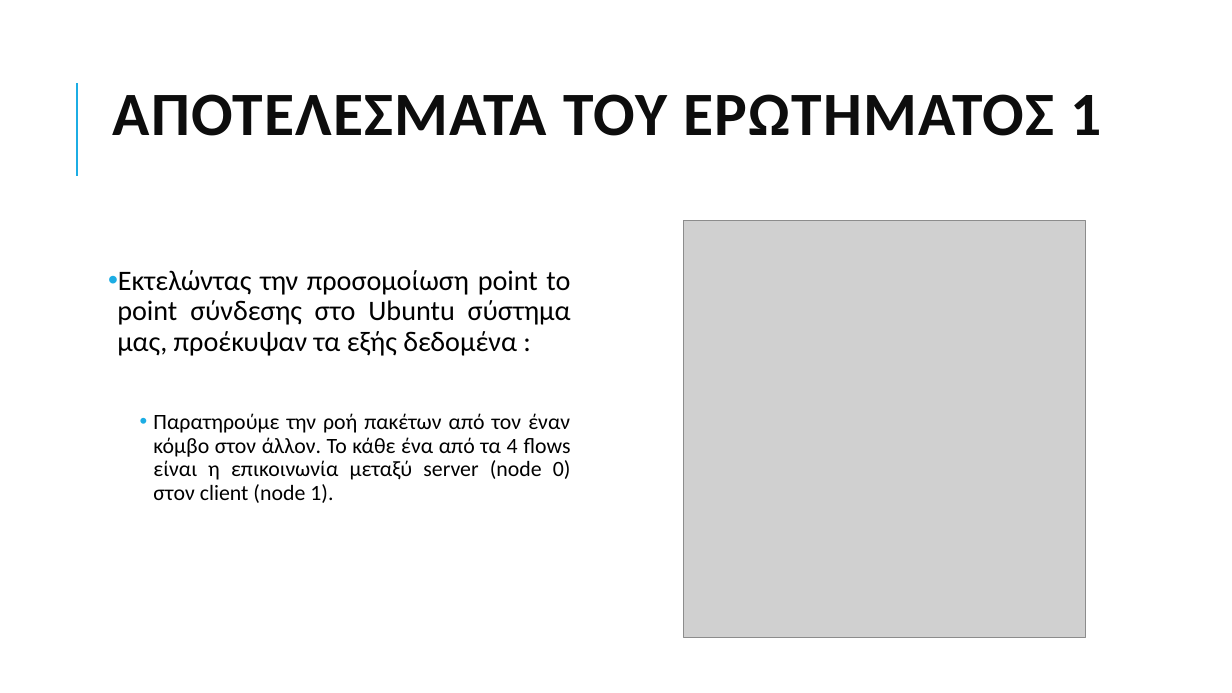
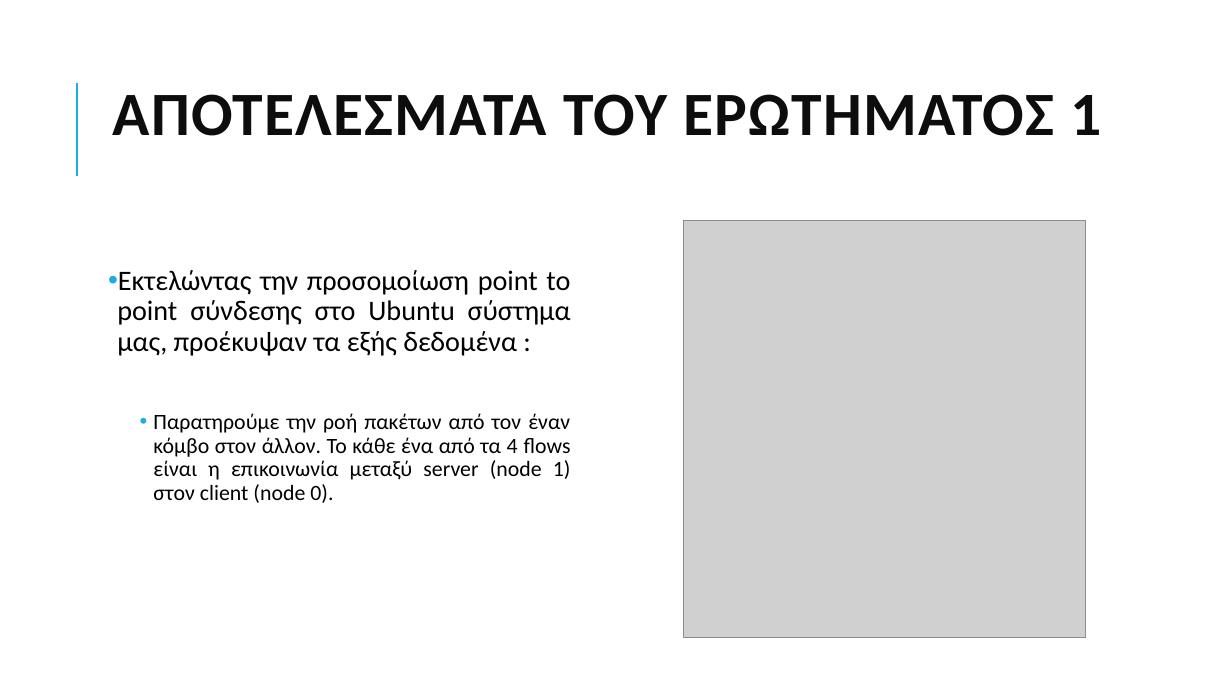
Before and after one commit to grgmyl/Ns3Project, a slide deck: slide 7 of Presentations/Ns-3_presentation_F.pptx. Drawn at 1232x693 pixels with LibreOffice and Linux fonts; fonts in the diff are those of the drawing; grey boxes stand for pictures. Boxes give left, top, right and bottom in pixels: in the first picture for what was removed or moved away, otherwise in the second. Text is boxed around its words. In the diff, an @@ line names an element or a change of style, - is before the commit and + after.

```diff
--- a/Presentations/Ns-3_presentation_F.pptx
+++ b/Presentations/Ns-3_presentation_F.pptx
@@ text at bbox=[153, 413, 571, 503]: text changed @@
-    • Παρατηρούμε την ροή πακέτων από τον έναν κόμβο στον άλλον. Το κάθε ένα από τα 4 flows είναι η επικοινωνία μεταξύ server (node 0) στον client (node 1).
+    • Παρατηρούμε την ροή πακέτων από τον έναν κόμβο στον άλλον. Το κάθε ένα από τα 4 flows είναι η επικοινωνία μεταξύ server (node 1) στον client (node 0).
```
Also in this commit, not shown: 8 other slides changed.
